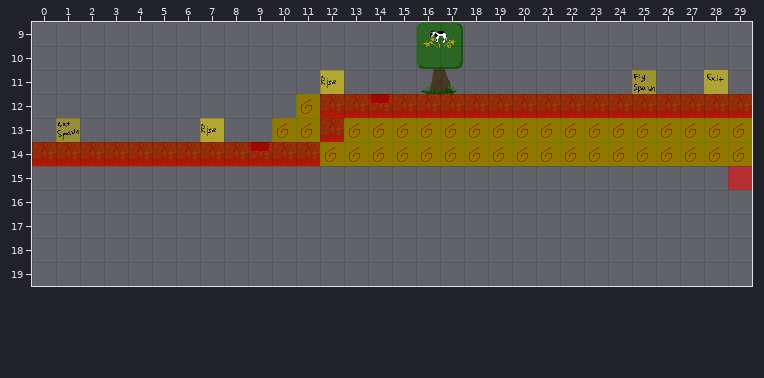
Tiled map (JSON): res/level/5.json. The picture above is the old version.
Cells are 32x32 px. Shown: x 0..29, y 9..19. Tiles whose own drawing changed are shown in their newer look in all pictures.
And afterwards:
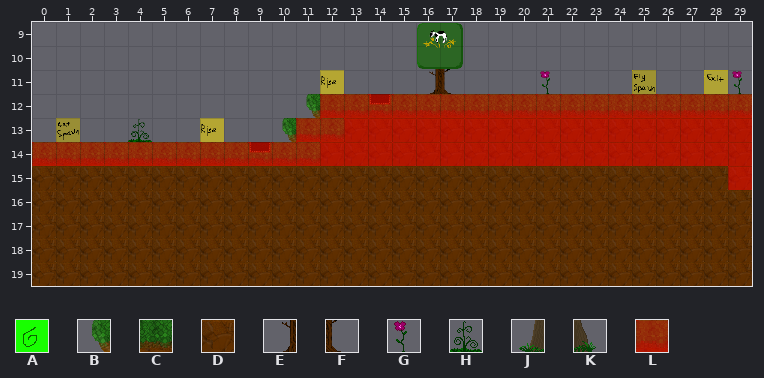
Key: from "tileset": A 0, B 22, C 23, D 43, E 60, F 61, G 65, H 68, J 373, K 374, L 399.
_ is an empty cell.
See-through tiles are keyed as they look on the map.
Difference:
Layer "level":
y 11: x 16..17 JK -> EF
y 12: x 11 A -> B
y 13: x 10..11 AA -> BC; x 13..29 AAAAAAAAAAAAAAAAA -> DDDDDDDDDDDDDDDDD
y 14: x 12..29 AAAAAAAAAAAAAAAAAA -> DDDDDDDDDDDDDDDDDD
y 15..19: x 0..29 ______________________________ -> DDDDDDDDDDDDDDDDDDDDDDDDDDDDDD
Layer "detail":
y 11: x 21 _ -> G; x 29 _ -> G
y 13: x 4 _ -> H
Layer "collision":
y 12: x 11 L -> _
y 13: x 10 L -> _
